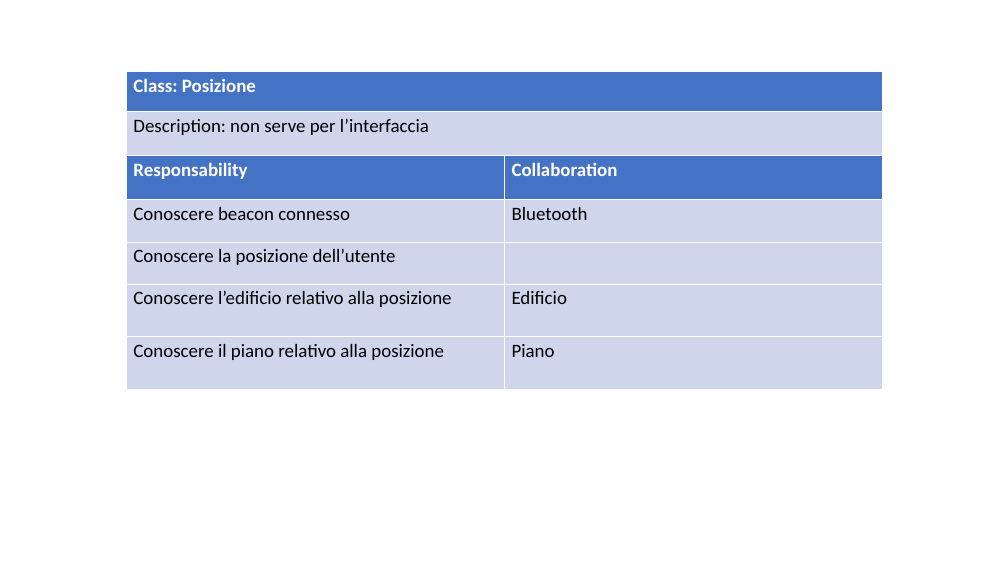
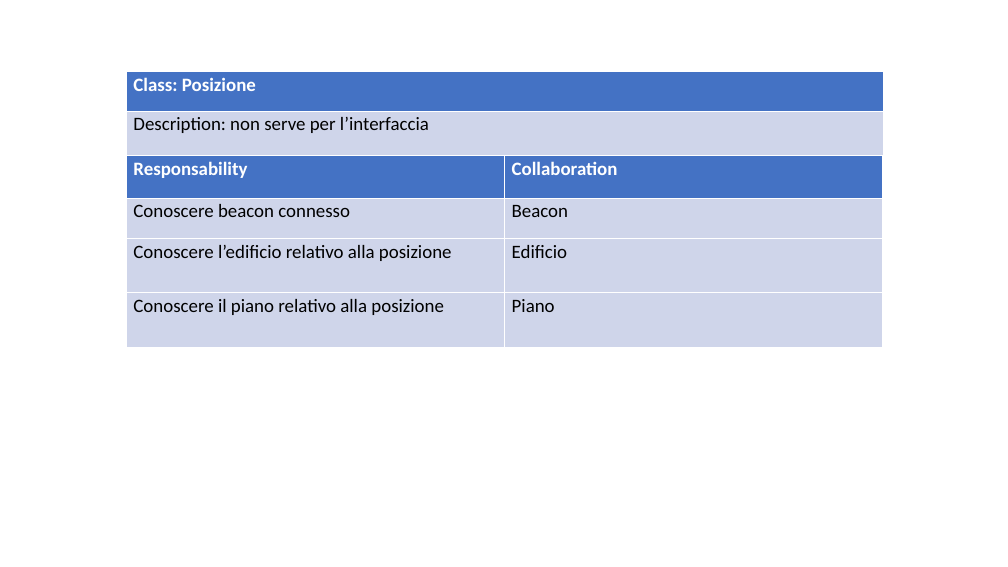
Before and after one commit to ecorradini/ProgettoIDS, a slide deck: slide 11 of AnalisiRequisiti/CRC/UT2/CRC_UT2.ppt. Drawn at 1008x567 pixels with LibreOffice and Linux fonts; fonts in the diff are those of the drawing. Boxes give left, top, right and bottom in pixels: in the first picture for what was removed or moved away, otherwise in the second. Text is boxed around its words. In the diff, an @@ line names an element or a change of style, - is before the commit and + after.

```diff
--- a/AnalisiRequisiti/CRC/UT2/CRC_UT2.ppt
+++ b/AnalisiRequisiti/CRC/UT2/CRC_UT2.ppt
@@ table at (126, 71, 883, 156) @@
@@ line spacing 0.94 to 0.88 @@
@@ borders changed @@
@@ table at (126, 155, 882, 346) @@
-row 2: Conoscere beacon connesso | Bluetooth
-row 3: Conoscere la posizione dell’utente | 
+row 2: Conoscere beacon connesso | Beacon
```
Also in this commit, not shown: 10 other slides changed, 5 other files.
